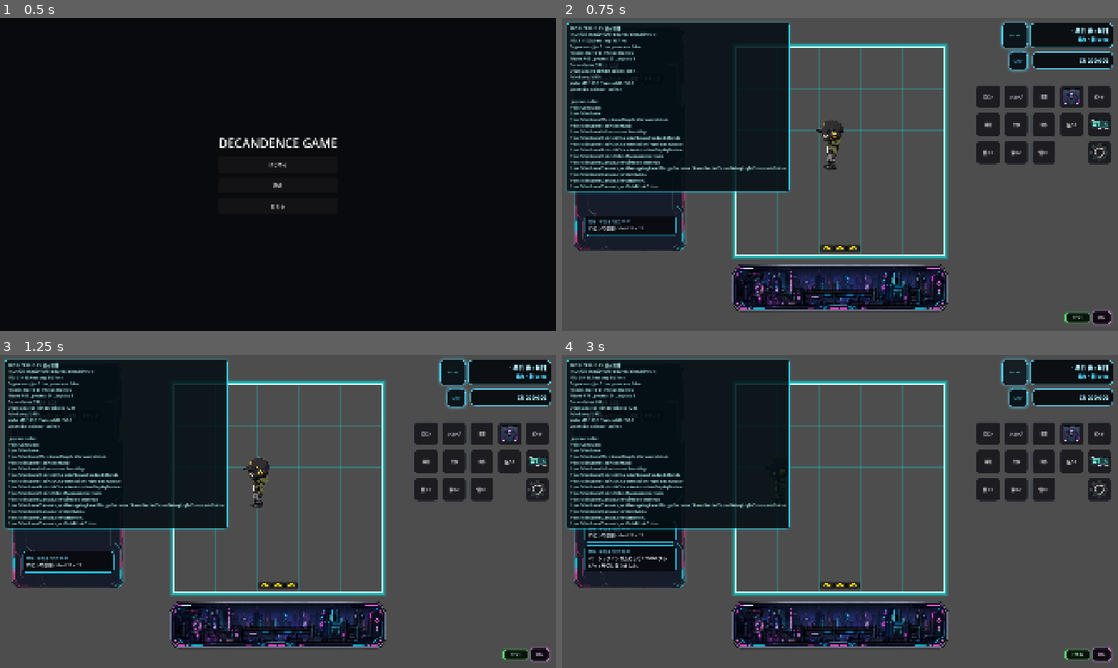
Above: before the commit, frames 1-4 (two rows, left to right).
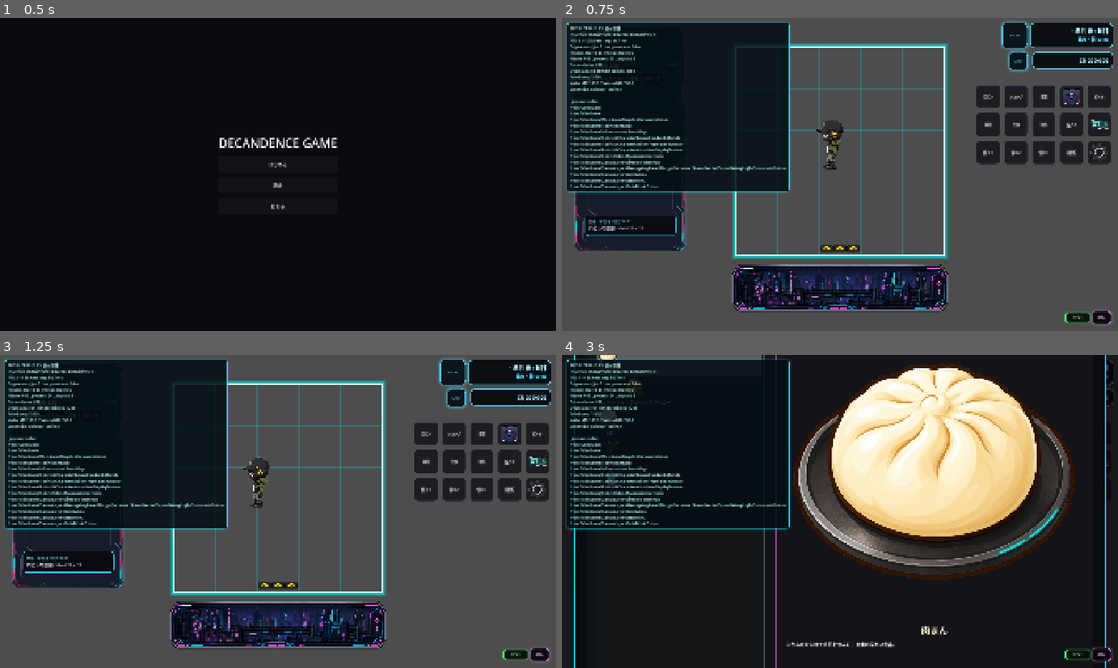
Above: after the commit, the same moments.

Repository: grimoire1089-coder/optimistic
Game: Godot game, scene res://Scenes/Boot/TitleScene.tscn
Two runs of this game, one before a commit and one after it. Both use one fixed random seed, a clock stepped at 60 frames per second and the inputs below. Sound files missing from this copy of the repository are replaced by a short silence.
Inputs (mouse positions are in pixels of both pictures, inside the frame that each line leads up to):
- Up to frame 1 (0.5 s): no input
- Up to frame 2 (0.75 s): click "はじめる" at 0.5 s
- Up to frame 3 (1.25 s): no input
- Up to frame 4 (3 s): click (1073, 489) at 1.25 s, where only the run after the commit has a clickable "図鑑"; click (1012, 373) at 2 s, where only the run before the commit has a clickable "BGM"; click (1012, 373) at 2.75 s, where only the run before the commit has a clickable "OFF"

Frame 1 is identical in both runs. In frame 2, 0.3% of the frame differs, in the area x 5-94%, y 14-47%; in frame 3, 0.3%; in frame 4, 68%, in the area x 0-100%, y 0-100%.

Commit message:
Wire encyclopedia overlay and HUD button

Diff:
--- a/Scenes/Main/MainScene.tscn
+++ b/Scenes/Main/MainScene.tscn
@@ -42,6 +42,8 @@
 [ext_resource type="Script" path="res://Scripts/Scenes/Main/Modules/MainSceneWeatherAmbienceModule.gd" id="39_weather_ambience_module"]
 [ext_resource type="Resource" path="res://Data/Audio/AmbiencePlaylists/MainSceneWeatherAmbienceRegistry.tres" id="40_main_scene_weather_ambience_registry"]
 [ext_resource type="PackedScene" path="res://Scenes/UI/HUD/PlaceholderHudButton.tscn" id="41_placeholder_hud_button"]
+[ext_resource type="PackedScene" path="res://Scenes/UI/Encyclopedia/EncyclopediaOverlay.tscn" id="42_encyclopedia_overlay"]
+[ext_resource type="PackedScene" path="res://Scenes/UI/HUD/EncyclopediaButton.tscn" id="43_encyclopedia_button"]
 
 [sub_resource type="Environment" id="Environment_ctt6t"]
 glow_enabled = true
@@ -156,6 +158,8 @@
 
 [node name="GameOptionsOverlay" parent="CanvasLayer" unique_id=411112730 instance=ExtResource("24_game_options_overlay")]
 
+[node name="EncyclopediaOverlay" parent="CanvasLayer" instance=ExtResource("42_encyclopedia_overlay")]
+
 [node name="RobinHudButton" parent="CanvasLayer" unique_id=109920417 instance=ExtResource("19_robin_hud_button")]
 
 [node name="CraftButton" parent="CanvasLayer" unique_id=706682530 instance=ExtResource("20_craft_button")]
@@ -185,8 +189,7 @@
 [node name="PlaceholderHudButton03" parent="CanvasLayer" instance=ExtResource("41_placeholder_hud_button")]
 text = "仮03"
 
-[node name="PlaceholderHudButton04" parent="CanvasLayer" instance=ExtResource("41_placeholder_hud_button")]
-text = "仮04"
+[node name="EncyclopediaButton" parent="CanvasLayer" instance=ExtResource("43_encyclopedia_button")]
 
 [node name="PlaceholderHudButton05" parent="CanvasLayer" instance=ExtResource("41_placeholder_hud_button")]
 text = "仮05"
